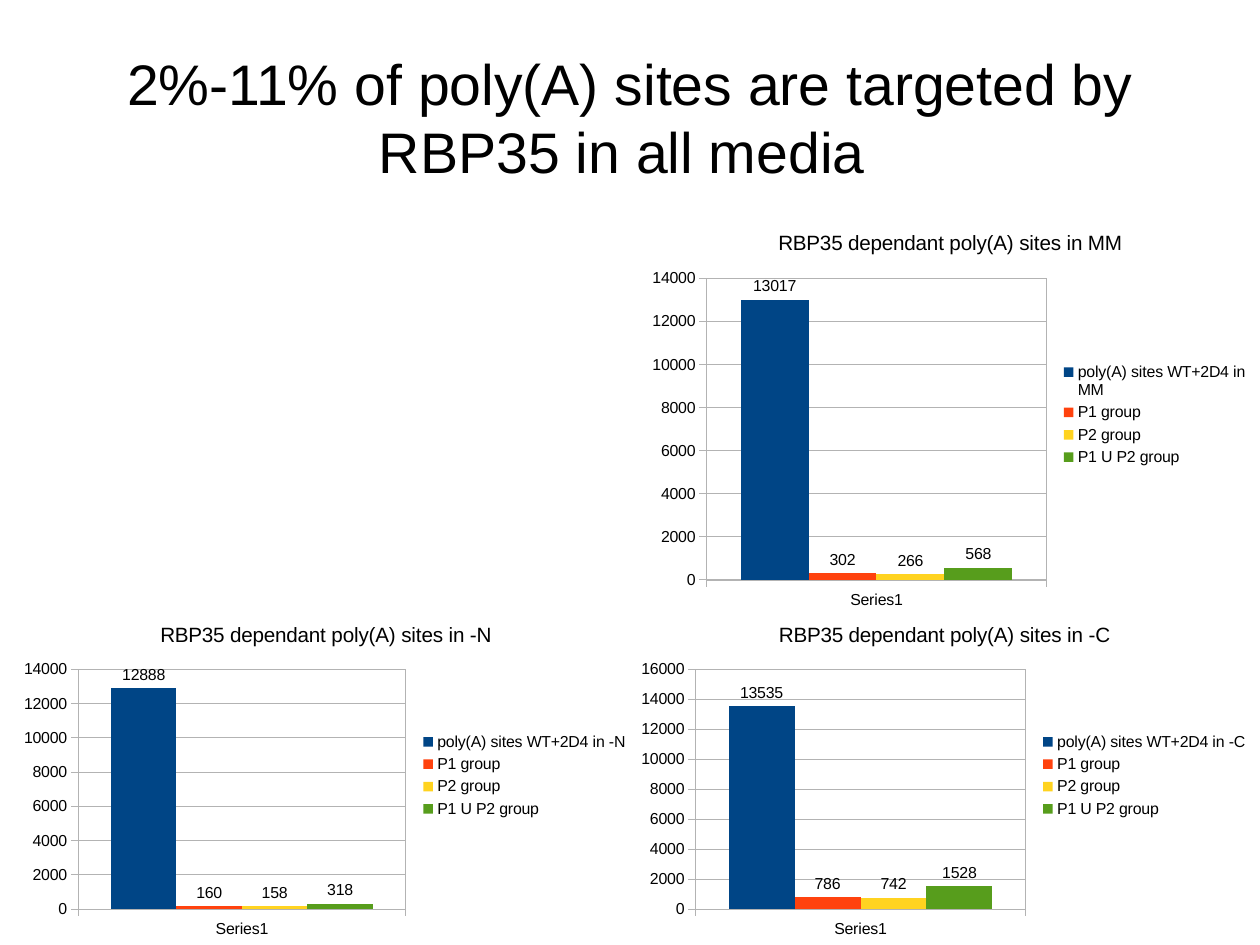
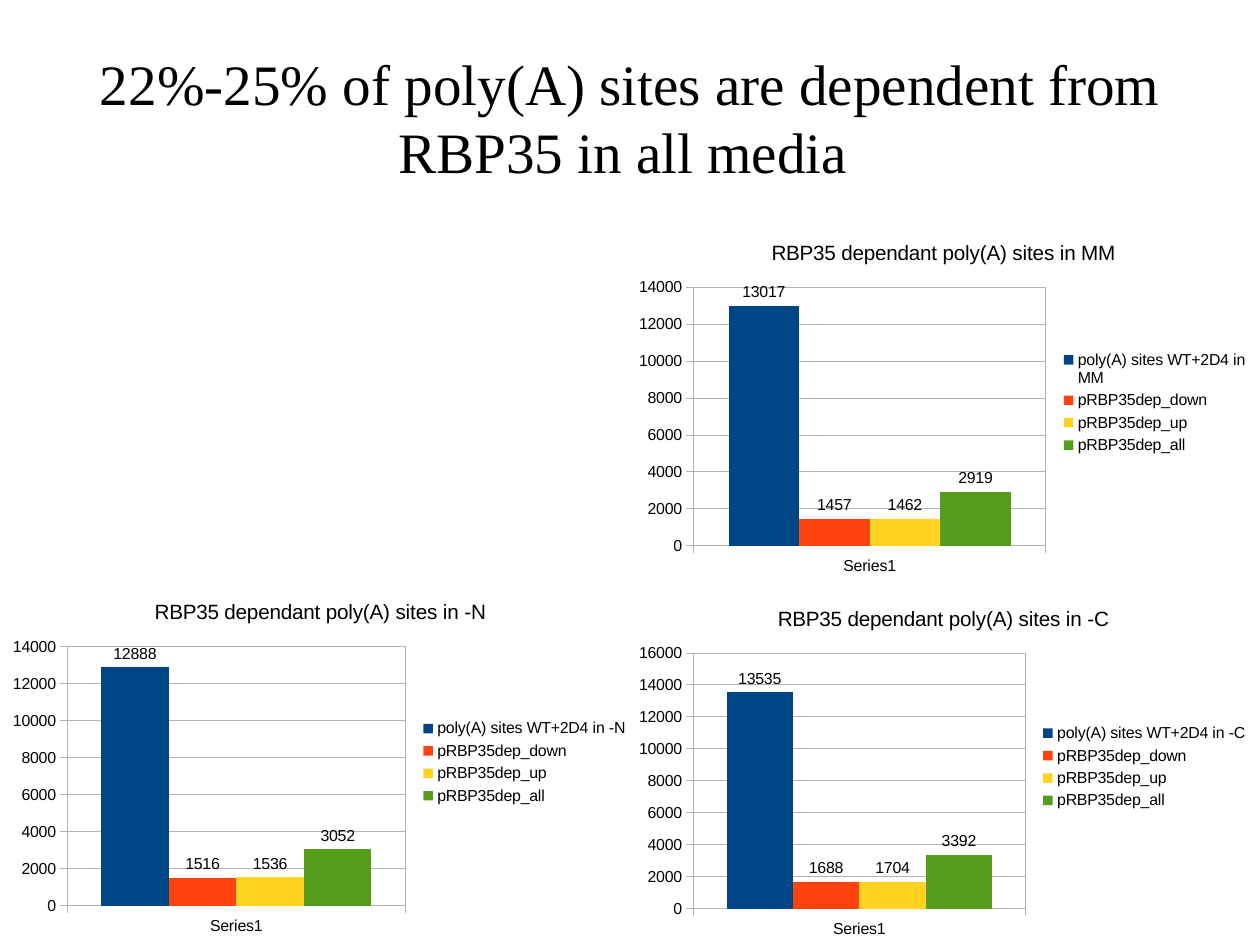
Before and after one commit to wilkinsonlab/m-oryzae-polya, a slide deck: slide 30 of doc/oryzae_presentation.odp (slide 34 before the commit). Drawn at 1260x945 pixels with LibreOffice and Linux fonts; fonts in the diff are those of the drawing. Boxes give left, top, right and bottom in pixels: in the first picture for what was removed or moved away, otherwise in the second. Text is boxed around its words. In the diff, an @@ line names an element or a change of style, - is before the commit and + after.

```diff
--- a/doc/oryzae_presentation.odp
+++ b/doc/oryzae_presentation.odp
@@ title at [100, 64, 1159, 174]: text changed; font Arial to Times New Roman @@
-2%-11% of poly(A) sites are targeted by RBP35 in all media
+22%-25% of poly(A) sites are dependent from RBP35 in all media
@@ column chart at [627, 223, 1260, 582] @@
-P1 group: 302
+pRBP35dep_down: 1457
-P2 group: 266
+pRBP35dep_up: 1462
-P1 U P2 group: 568
+pRBP35dep_all: 2919
@@ column chart: place and size @@
-column chart at [640, 213, 1260, 617]
+column chart at [627, 223, 1260, 582]
@@ column chart at [0, 582, 640, 942] @@
-P1 group: 160
+pRBP35dep_down: 1516
-P2 group: 158
+pRBP35dep_up: 1536
-P1 U P2 group: 318
+pRBP35dep_all: 3052
@@ column chart: place and size @@
-column chart at [11, 606, 640, 945]
+column chart at [0, 582, 640, 942]
@@ column chart at [627, 589, 1260, 945] @@
-P1 group: 786
+pRBP35dep_down: 1688
-P2 group: 742
+pRBP35dep_up: 1704
-P1 U P2 group: 1528
+pRBP35dep_all: 3392
@@ column chart: place and size @@
-column chart at [629, 606, 1260, 945]
+column chart at [627, 589, 1260, 945]
```
Also in this commit, not shown: 53 other slides changed, 2 slides added, 10 slides removed, 4 other files.
